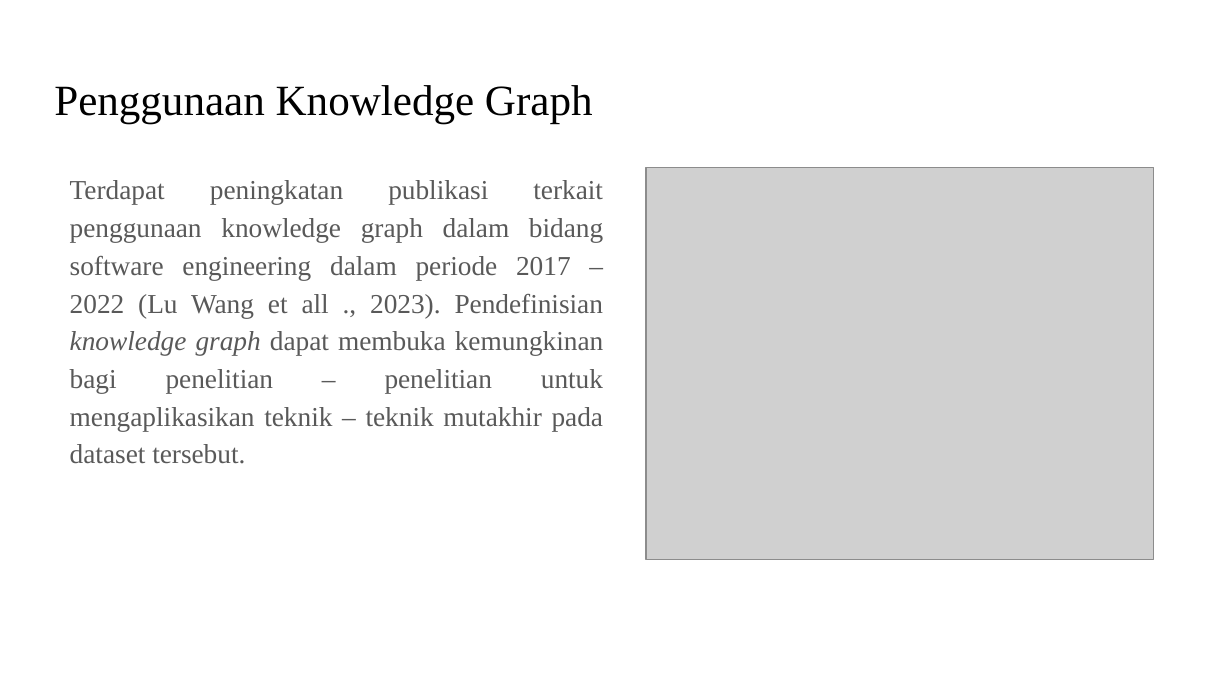
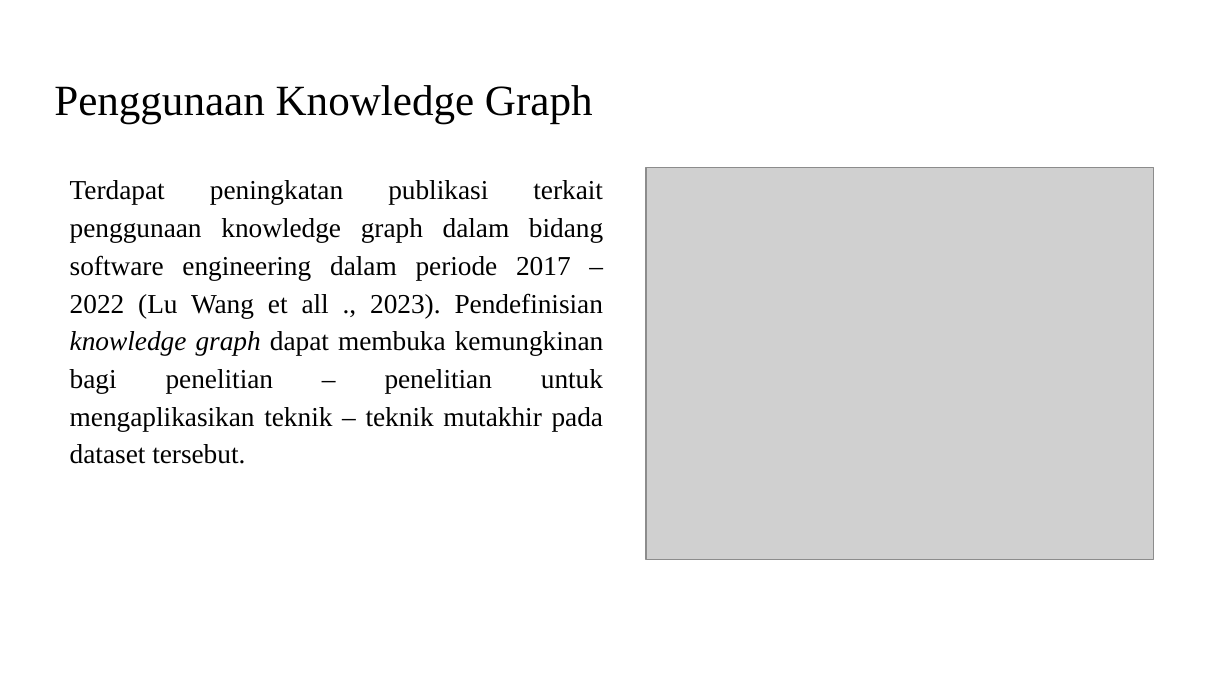
Before and after one commit to rcsenlia/Ontologi-Sejarah-Indonesia, a slide deck: slide 5 of RichieChristiansenSenlia/Draft Proposal - Richie Christiansen Senlia.pptx. Drawn at 1232x693 pixels with LibreOffice and Linux fonts; fonts in the diff are those of the drawing; grey boxes stand for pictures. Boxes give left, top, right and bottom in pixels: in the first picture for what was removed or moved away, otherwise in the second. Text is boxed around its words. In the diff, an @@ line names an element or a change of style, - is before the commit and + after.

```diff
--- a/RichieChristiansenSenlia/Draft Proposal - Richie Christiansen Senlia.pptx
+++ b/RichieChristiansenSenlia/Draft Proposal - Richie Christiansen Senlia.pptx
@@ text "Terdapat peningkatan publikasi terkait penggunaan ..." at (70,180,604,464): text colour #595959 to #000000 @@
```
Also in this commit, not shown: 7 other slides changed.
